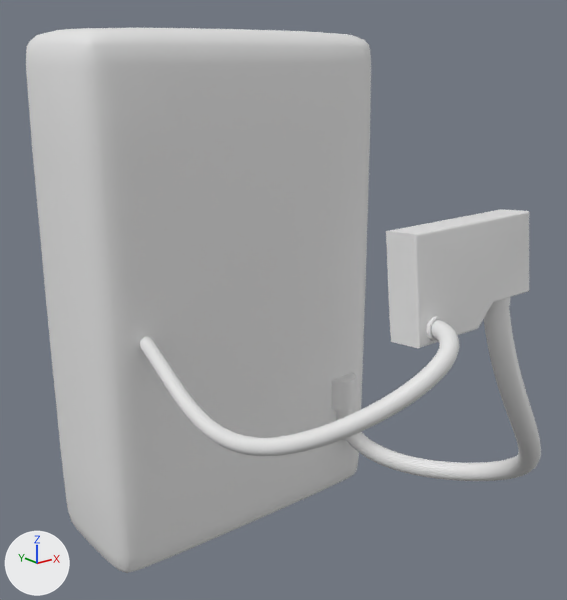
One commit to the FBX model OAProject/Assets/MyAssets/Characters/Astrounaut/Astronautbag.fbx: the scene before it, then after it.
Before and after are seen from a 50 mm camera at (-0.883, -0.952, 1.43) aimed at (-0.009, 0.14, 0.993). Lighting does not change. The marker at lower left points along +X, +Y and +Z. Where no turn or scale is listed for an object, it has been applied to the vertices. Vertices at the same position are counted once.

Script lines for the objects in view, before the commit:
```python
me_cube_002 = bpy.data.meshes.new('Cube.002')
me_cube_002.from_pydata(...)  # 521 vertices, 512 faces; spans x -0.334..0.334, y 0.207..0.526, z 0.442..1.476
me_cube_003 = bpy.data.meshes.new('Cube.003')
me_cube_003.from_pydata(...)  # 144 vertices, 110 faces; spans x -0.125..0.126, y -0.58..-0.504, z 1.049..1.207
me_nurbscurve = bpy.data.meshes.new('NurbsCurve')
me_nurbscurve.from_pydata(...)  # 576 vertices, 564 faces; spans x 0.053..0.413, y -0.297..0.253, z 0.526..1.09
me_nurbscurve_001 = bpy.data.meshes.new('NurbsCurve.001')
me_nurbscurve_001.from_pydata(...)  # 576 vertices, 564 faces; spans x -0.309..-0.079, y -0.351..0.271, z 0.875..1.088
ob_cube = bpy.data.objects.new('Cube', me_cube_002)
ob_cube.location = (0.0, 0.0, 0.0)
ob_cube_001 = bpy.data.objects.new('Cube.001', me_cube_003)
ob_cube_001.location = (0.0, 0.278, 0.0)
ob_nurbscurve = bpy.data.objects.new('NurbsCurve', me_nurbscurve)
ob_nurbscurve.location = (0.0, 0.0, 0.0)
ob_nurbscurve_001 = bpy.data.objects.new('NurbsCurve.001', me_nurbscurve_001)
ob_nurbscurve_001.location = (0.0, 0.0, 0.0)
```
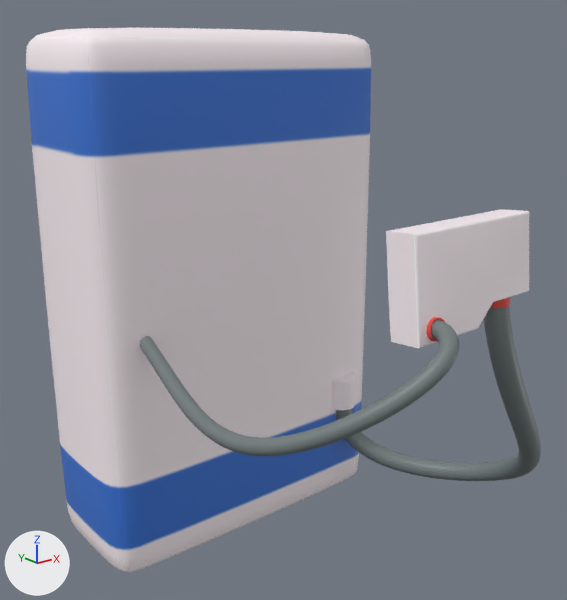
What differs and where, as boxes [x1, y1, x2, y2] in the pictures (567 x 600 px):
'Cube', recoloured, surface changed: [26, 27, 371, 573] in both
'Cube.001', recoloured (grey to white): [386, 209, 529, 348] in both
'NurbsCurve.001', recoloured (white to grey): [140, 320, 459, 456] in both
'NurbsCurve', recoloured, surface changed: [336, 306, 541, 481] in both

The change in detail:
Picture 'Equipamento Texture .png' (img_equipamento_texture__png) is new.
Material 'Equipamento' (mat_equipamento) is new.
Its texture is img_equipamento_texture__png.
me_nurbscurve has 576 vertices, 564 faces and spans x 0.053..0.413, y -0.297..0.253, z 0.526..1.09.
me_nurbscurve is used by ob_nurbscurve; location (0.0, 0.0, 0.0).
me_nurbscurve part 2: texture (UV) coordinates of 564 of 564 faces, centred in x 0.054..0.413, y -0.296..0.252, z 0.526..1.077, changed; they spanned u 0.0..1.0, v 0.0..1.0 and now span u 0.02..0.97, v 0.32..0.98.
me_nurbscurve now uses material mat_equipamento (picture img_equipamento_texture__png).
me_nurbscurve_001 has 576 vertices, 564 faces and spans x -0.309..-0.079, y -0.351..0.271, z 0.875..1.088.
me_nurbscurve_001 now uses material mat_equipamento (picture img_equipamento_texture__png).
me_cube_003 has 144 vertices, 110 faces and spans x -0.125..0.126, y -0.58..-0.504, z 1.049..1.207.
me_cube_003 now uses material mat_equipamento (picture img_equipamento_texture__png).
me_cube_002 has 521 vertices, 512 faces and spans x -0.334..0.334, y 0.207..0.526, z 0.442..1.476.
me_cube_002 is used by ob_cube; location (0.0, 0.0, 0.0).
me_cube_002 part 1: texture (UV) coordinates of 512 of 512 faces, centred in x -0.333..0.333, y 0.207..0.525, z 0.443..1.475, changed; they spanned u -0.18..0.88, v -0.18..1.0 and now span u 0.02..0.98, v 0.02..0.98.
me_cube_002 now uses material mat_equipamento (picture img_equipamento_texture__png).
